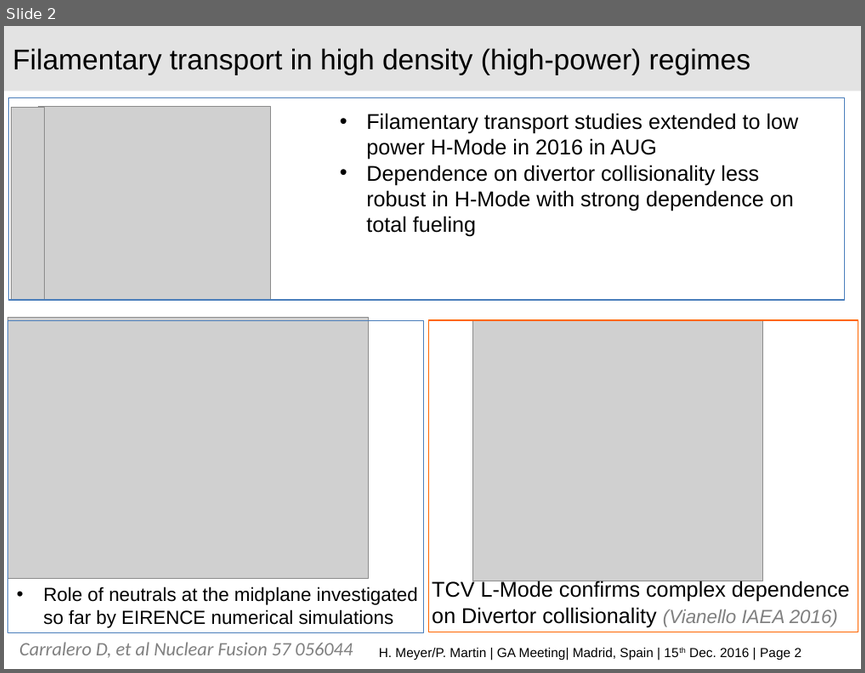
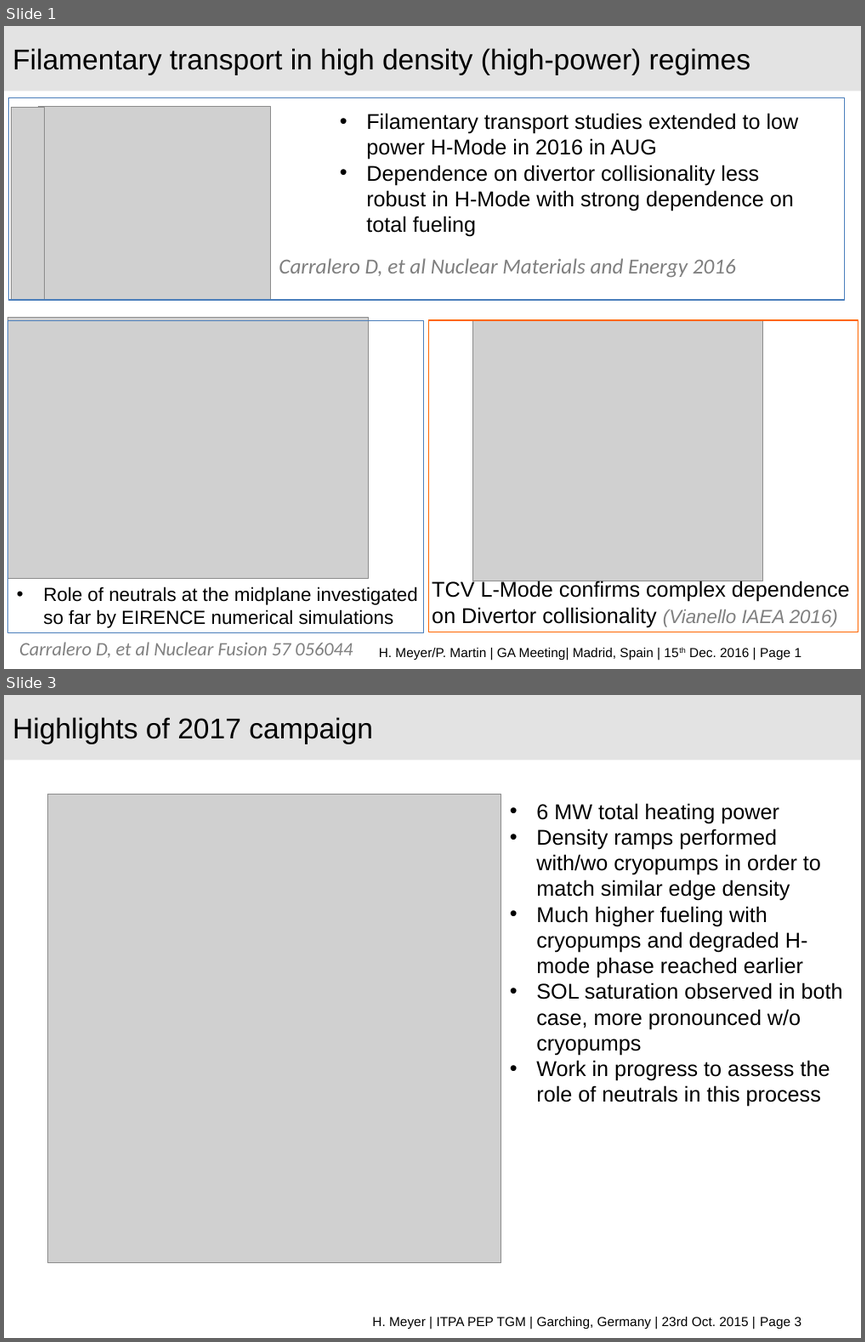
Before and after one commit to nrnishta/topic21, a slide deck: Meetings/MST1_highlights_topic21.pptx. Shown one above the other, each under a label of ours: slide 2 before the commit, slides 1 and 3 after it; the slides between them are not shown. The pictures are 865x673 and 865x1342 pixels, drawn with LibreOffice and Linux fonts; fonts in the diff are those of the drawing; grey boxes stand for pictures; background and template pictures are left out. Boxes give left, top, right and bottom in pixels: in the first picture for what was removed or moved away, otherwise in the second. Text is boxed around its words. In the diff, an @@ line names an element or a change of style, - is before the commit and + after.

```diff
--- a/Meetings/MST1_highlights_topic21.pptx
+++ b/Meetings/MST1_highlights_topic21.pptx
@@ slide 3 added at (x1=4, y1=695, x2=861, y2=1338), background #FFFFFF; not listed: 2 template elements that a slide beside it also shows @@
@@ title added at (x1=12, y1=717, x2=373, y2=744), 24 pt, text #000000 @@
+Highlights of 2017 campaign
@@ picture added at (x1=47, y1=794, x2=501, y2=1262) @@
@@ text added at (x1=536, y1=803, x2=843, y2=1106), 18 pt, text #000000 @@
+• 6 MW total heating power
+• Density ramps performed with/wo cryopumps in order to match similar edge density
+• Much higher fueling with cryopumps and degraded H-mode phase reached earlier
+• SOL saturation observed in both case, more pronounced w/o cryopumps
+• Work in progress to assess the role of neutrals in this process
@@ text added at (x1=372, y1=1316, x2=748, y2=1329), 11 pt, text #000000 @@
+H. Meyer | ITPA PEP TGM | Garching, Germany | 23rd Oct. 2015 |
@@ what was slide 2 is now slide 1 @@
@@ slide 1 changed as well @@
@@ text added at (x1=279, y1=258, x2=736, y2=277), 18 pt, text #7F7F7F, italic @@
+Carralero D, et al Nuclear Materials and Energy 2016
@@ page number at (x1=760, y1=647, x2=802, y2=659): text changed @@
-Page 2
+Page 1
```
Also in this commit, not shown: 1 other slide changed, 1 slide removed.
